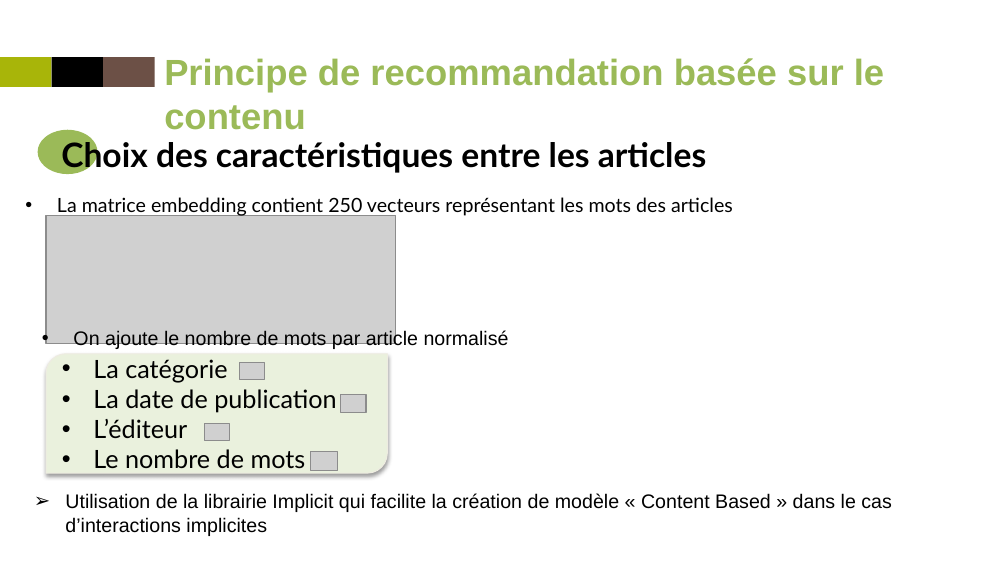
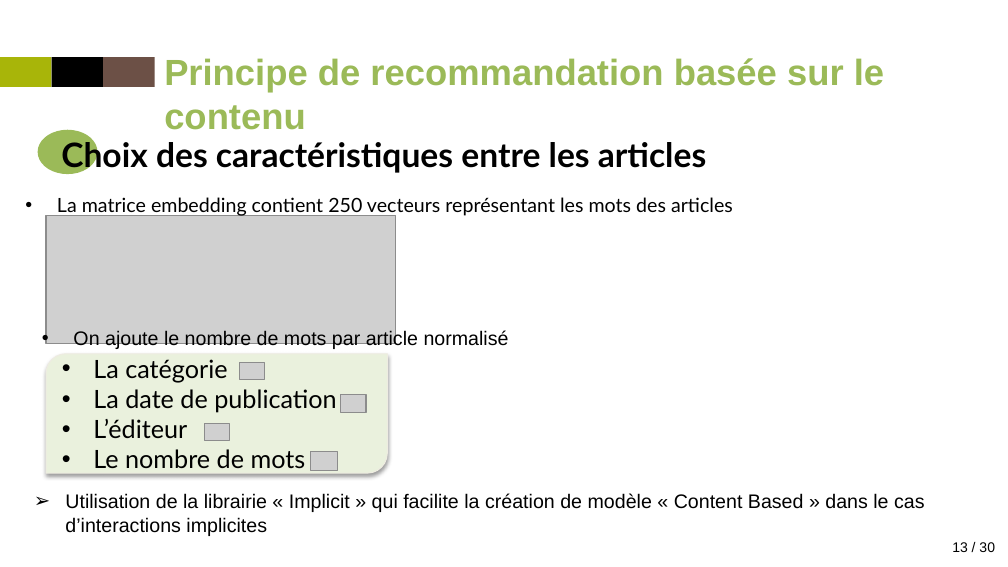
Before and after one commit to Trilian/projet9, a slide deck: slide 13 of P9_presentation.pptx. Drawn at 1008x567 pixels with LibreOffice and Linux fonts; fonts in the diff are those of the drawing; grey boxes stand for pictures. Boxes give left, top, right and bottom in pixels: in the first picture for what was removed or moved away, otherwise in the second. Text is boxed around its words. In the diff, an @@ line names an element or a change of style, - is before the commit and + after.

```diff
--- a/P9_presentation.pptx
+++ b/P9_presentation.pptx
@@ text at [65, 493, 925, 536]: text changed @@
-➢ Utilisation de la librairie Implicit qui facilite la création de modèle « Content Based » dans le cas d’interactions implicites
+➢ Utilisation de la librairie « Implicit » qui facilite la création de modèle « Content Based » dans le cas d’interactions implicites
@@ page number added at [937, 542, 995, 552], 10 pt, text #000000 @@
+1313 / 30
```
Also in this commit, not shown: 24 other slides changed, 1 slide removed, 36 other files.
